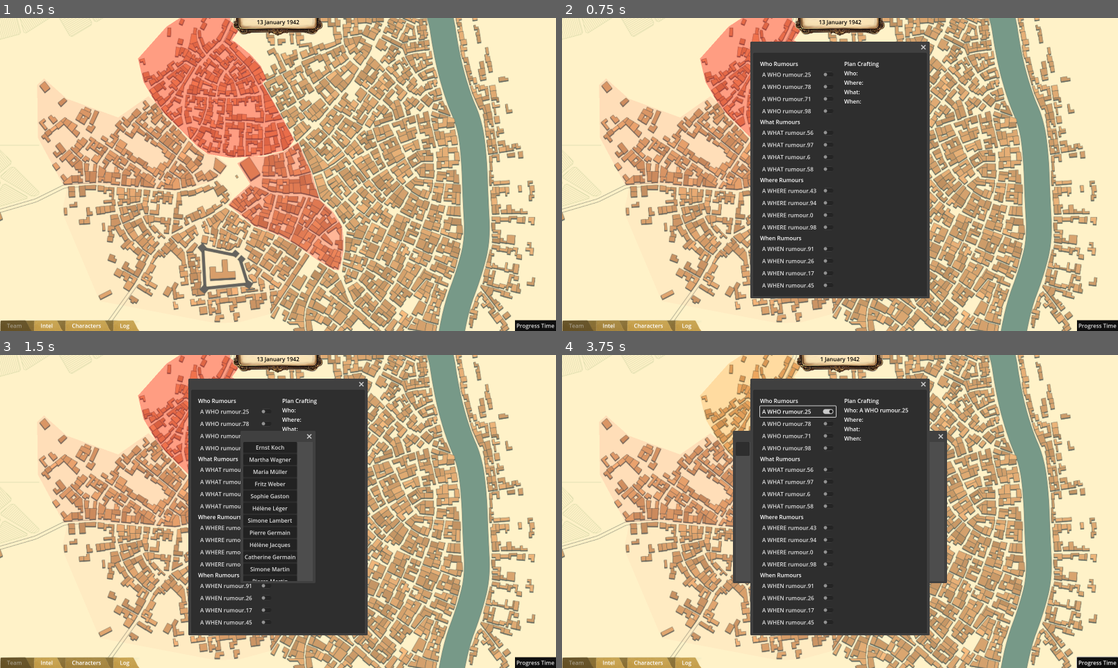
Above: before the commit, frames 1-4 (two rows, left to right).
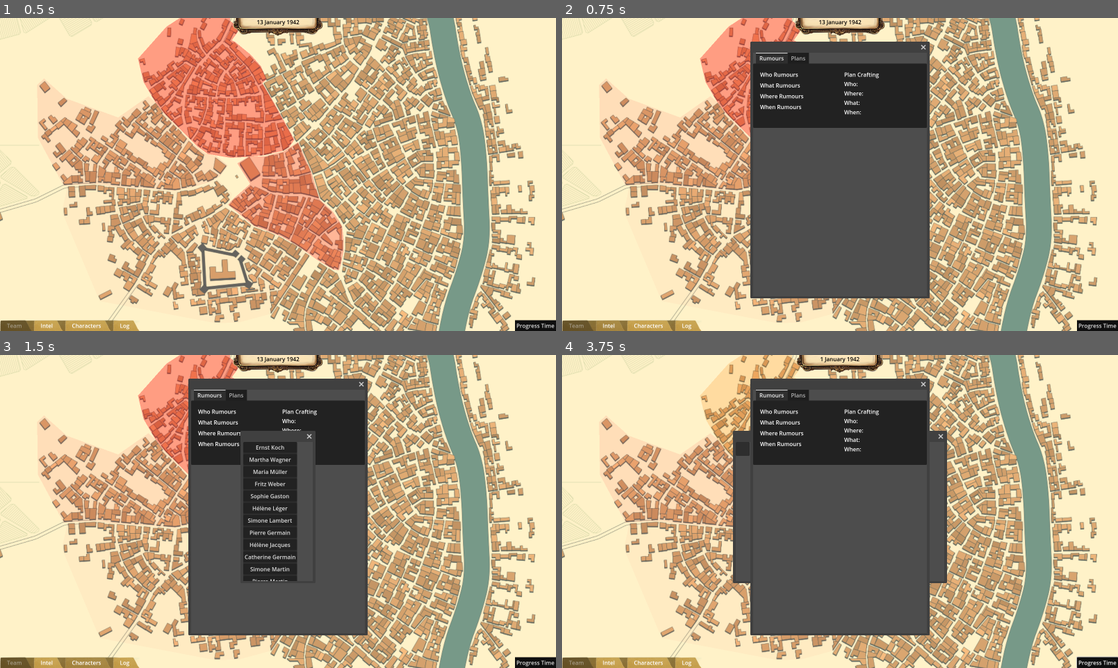
Above: after the commit, the same moments.

Repository: Stormwind-Gaming/stw-gogj-24
Game: Godot game, scene res://scenes/map.tscn
Two runs of this game, one before a commit and one after it. Both use one fixed random seed, a clock stepped at 60 frames per second and the inputs below.
Inputs (mouse positions are in pixels of both pictures, inside the frame that each line leads up to):
- Up to frame 1 (0.5 s): no input
- Up to frame 2 (0.75 s): click "Intel" at 0.5 s
- Up to frame 3 (1.5 s): click "Characters" at 1.25 s
- Up to frame 4 (3.75 s): click "Log" at 2 s; click "Progress Time" at 2.75 s; click (795, 411) at 3.5 s, where only the run before the commit has a clickable "A WHO rumour.25"

Frame 1 is identical in both runs. In frame 2, 18% of the frame differs, in the area x 34-66%, y 11-89%; in frame 3, 13%; in frame 4, 18%.

Commit message:
Plan crafting complete

Diff:
--- a/scenes/gui/intel_list.tscn
+++ b/scenes/gui/intel_list.tscn
@@ -7,23 +7,31 @@
 size = Vector2i(500, 700)
 script = ExtResource("1_4b1gi")
 
-[node name="PanelContainer" type="PanelContainer" parent="."]
+[node name="VBoxContainer" type="VBoxContainer" parent="."]
 anchors_preset = 10
 anchor_right = 1.0
-offset_bottom = 185.0
+offset_bottom = 31.0
 grow_horizontal = 2
 
-[node name="MarginContainer" type="MarginContainer" parent="PanelContainer"]
+[node name="TabContainer" type="TabContainer" parent="VBoxContainer"]
+layout_mode = 2
+current_tab = 0
+
+[node name="Rumours" type="PanelContainer" parent="VBoxContainer/TabContainer"]
+layout_mode = 2
+metadata/_tab_index = 0
+
+[node name="MarginContainer" type="MarginContainer" parent="VBoxContainer/TabContainer/Rumours"]
 layout_mode = 2
 theme_override_constants/margin_left = 10
 theme_override_constants/margin_top = 10
 theme_override_constants/margin_right = 10
 theme_override_constants/margin_bottom = 10
 
-[node name="HBoxContainer" type="HBoxContainer" parent="PanelContainer/MarginContainer"]
+[node name="HBoxContainer" type="HBoxContainer" parent="VBoxContainer/TabContainer/Rumours/MarginContainer"]
 layout_mode = 2
 
-[node name="MarginContainerL" type="MarginContainer" parent="PanelContainer/MarginContainer/HBoxContainer"]
+[node name="MarginContainerL" type="MarginContainer" parent="VBoxContainer/TabContainer/Rumours/MarginContainer/HBoxContainer"]
 layout_mode = 2
 size_flags_horizontal = 3
 theme_override_constants/margin_left = 10
@@ -31,51 +39,51 @@
 theme_override_constants/margin_right = 10
 theme_override_constants/margin_bottom = 10
 
-[node name="IntelListContainer" type="VBoxContainer" parent="PanelContainer/MarginContainer/HBoxContainer/MarginContainerL"]
+[node name="IntelListContainer" type="VBoxContainer" parent="VBoxContainer/TabContainer/Rumours/MarginContainer/HBoxContainer/MarginContainerL"]
 layout_mode = 2
 size_flags_horizontal = 3
 
-[node name="WhoContainer" type="VBoxContainer" parent="PanelContainer/MarginContainer/HBoxContainer/MarginContainerL/IntelListContainer"]
+[node name="WhoContainer" type="VBoxContainer" parent="VBoxContainer/TabContainer/Rumours/MarginContainer/HBoxContainer/MarginContainerL/IntelListContainer"]
 layout_mode = 2
 
-[node name="Label" type="Label" parent="PanelContainer/MarginContainer/HBoxContainer/MarginContainerL/IntelListContainer/WhoContainer"]
+[node name="Label" type="Label" parent="VBoxContainer/TabContainer/Rumours/MarginContainer/HBoxContainer/MarginContainerL/IntelListContainer/WhoContainer"]
 layout_mode = 2
 text = "Who Rumours"
 
-[node name="WhoBtnGrpContainer" type="VBoxContainer" parent="PanelContainer/MarginContainer/HBoxContainer/MarginContainerL/IntelListContainer/WhoContainer"]
+[node name="WhoBtnGrpContainer" type="VBoxContainer" parent="VBoxContainer/TabContainer/Rumours/MarginContainer/HBoxContainer/MarginContainerL/IntelListContainer/WhoContainer"]
 layout_mode = 2
 
-[node name="WhatContainer" type="VBoxContainer" parent="PanelContainer/MarginContainer/HBoxContainer/MarginContainerL/IntelListContainer"]
+[node name="WhatContainer" type="VBoxContainer" parent="VBoxContainer/TabContainer/Rumours/MarginContainer/HBoxContainer/MarginContainerL/IntelListContainer"]
 layout_mode = 2
 
-[node name="Label" type="Label" parent="PanelContainer/MarginContainer/HBoxContainer/MarginContainerL/IntelListContainer/WhatContainer"]
+[node name="Label" type="Label" parent="VBoxContainer/TabContainer/Rumours/MarginContainer/HBoxContainer/MarginContainerL/IntelListContainer/WhatContainer"]
 layout_mode = 2
 text = "What Rumours"
 
-[node name="WhatBtnGrpContainer" type="VBoxContainer" parent="PanelContainer/MarginContainer/HBoxContainer/MarginContainerL/IntelListContainer/WhatContainer"]
+[node name="WhatBtnGrpContainer" type="VBoxContainer" parent="VBoxContainer/TabContainer/Rumours/MarginContainer/HBoxContainer/MarginContainerL/IntelListContainer/WhatContainer"]
 layout_mode = 2
 
-[node name="WhereContainer" type="VBoxContainer" parent="PanelContainer/MarginContainer/HBoxContainer/MarginContainerL/IntelListContainer"]
+[node name="WhereContainer" type="VBoxContainer" parent="VBoxContainer/TabContainer/Rumours/MarginContainer/HBoxContainer/MarginContainerL/IntelListContainer"]
 layout_mode = 2
 
-[node name="Label" type="Label" parent="PanelContainer/MarginContainer/HBoxContainer/MarginContainerL/IntelListContainer/WhereContainer"]
+[node name="Label" type="Label" parent="VBoxContainer/TabContainer/Rumours/MarginContainer/HBoxContainer/MarginContainerL/IntelListContainer/WhereContainer"]
 layout_mode = 2
 text = "Where Rumours"
 
-[node name="WhereBtnGrpContainer" type="VBoxContainer" parent="PanelContainer/MarginContainer/HBoxContainer/MarginContainerL/IntelListContainer/WhereContainer"]
+[node name="WhereBtnGrpContainer" type="VBoxContainer" parent="VBoxContainer/TabContainer/Rumours/MarginContainer/HBoxContainer/MarginContainerL/IntelListContainer/WhereContainer"]
 layout_mode = 2
 
-[node name="WhenContainer" type="VBoxContainer" parent="PanelContainer/MarginContainer/HBoxContainer/MarginContainerL/IntelListContainer"]
+[node name="WhenContainer" type="VBoxContainer" parent="VBoxContainer/TabContainer/Rumours/MarginContainer/HBoxContainer/MarginContainerL/IntelListContainer"]
 layout_mode = 2
 
-[node name="Label" type="Label" parent="PanelContainer/MarginContainer/HBoxContainer/MarginContainerL/IntelListContainer/WhenContainer"]
+[node name="Label" type="Label" parent="VBoxContainer/TabContainer/Rumours/MarginContainer/HBoxContainer/MarginContainerL/IntelListContainer/WhenContainer"]
 layout_mode = 2
 text = "When Rumours"
 
-[node name="WhenBtnGrpContainer" type="VBoxContainer" parent="PanelContainer/MarginContainer/HBoxContainer/MarginContainerL/IntelListContainer/WhenContainer"]
+[node name="WhenBtnGrpContainer" type="VBoxContainer" parent="VBoxContainer/TabContainer/Rumours/MarginContainer/HBoxContainer/MarginContainerL/IntelListContainer/WhenContainer"]
 layout_mode = 2
 
-[node name="MarginContainerR" type="MarginContainer" parent="PanelContainer/MarginContainer/HBoxContainer"]
+[node name="MarginContainerR" type="MarginContainer" parent="VBoxContainer/TabContainer/Rumours/MarginContainer/HBoxContainer"]
 layout_mode = 2
 size_flags_horizontal = 3
 theme_override_constants/margin_left = 10
@@ -83,62 +91,84 @@
 theme_override_constants/margin_right = 10
 theme_override_constants/margin_bottom = 10
 
-[node name="CraftingContainer" type="VBoxContainer" parent="PanelContainer/MarginContainer/HBoxContainer/MarginContainerR"]
+[node name="CraftingContainer" type="VBoxContainer" parent="VBoxContainer/TabContainer/Rumours/MarginContainer/HBoxContainer/MarginContainerR"]
 layout_mode = 2
 size_flags_horizontal = 3
 
-[node name="MarginContainer" type="MarginContainer" parent="PanelContainer/MarginContainer/HBoxContainer/MarginContainerR/CraftingContainer"]
+[node name="MarginContainer" type="MarginContainer" parent="VBoxContainer/TabContainer/Rumours/MarginContainer/HBoxContainer/MarginContainerR/CraftingContainer"]
 layout_mode = 2
 
-[node name="Label" type="Label" parent="PanelContainer/MarginContainer/HBoxContainer/MarginContainerR/CraftingContainer/MarginContainer"]
+[node name="Label" type="Label" parent="VBoxContainer/TabContainer/Rumours/MarginContainer/HBoxContainer/MarginContainerR/CraftingContainer/MarginContainer"]
 layout_mode = 2
 text = "Plan Crafting"
 
-[node name="WhoContainer" type="HBoxContainer" parent="PanelContainer/MarginContainer/HBoxContainer/MarginContainerR/CraftingContainer"]
+[node name="WhoContainer" type="HBoxContainer" parent="VBoxContainer/TabContainer/Rumours/MarginContainer/HBoxContainer/MarginContainerR/CraftingContainer"]
 layout_mode = 2
 
-[node name="Label" type="Label" parent="PanelContainer/MarginContainer/HBoxContainer/MarginContainerR/CraftingContainer/WhoContainer"]
+[node name="Label" type="Label" parent="VBoxContainer/TabContainer/Rumours/MarginContainer/HBoxContainer/MarginContainerR/CraftingContainer/WhoContainer"]
 layout_mode = 2
 text = "Who:"
 
-[node name="WhoDescription" type="Label" parent="PanelContainer/MarginContainer/HBoxContainer/MarginContainerR/CraftingContainer/WhoContainer"]
+[node name="WhoDescription" type="Label" parent="VBoxContainer/TabContainer/Rumours/MarginContainer/HBoxContainer/MarginContainerR/CraftingContainer/WhoContainer"]
 layout_mode = 2
 
-[node name="WhatContainer" type="HBoxContainer" parent="PanelContainer/MarginContainer/HBoxContainer/MarginContainerR/CraftingContainer"]
+[node name="WhatContainer" type="HBoxContainer" parent="VBoxContainer/TabContainer/Rumours/MarginContainer/HBoxContainer/MarginContainerR/CraftingContainer"]
 layout_mode = 2
 
-[node name="Label" type="Label" parent="PanelContainer/MarginContainer/HBoxContainer/MarginContainerR/CraftingContainer/WhatContainer"]
+[node name="Label" type="Label" parent="VBoxContainer/TabContainer/Rumours/MarginContainer/HBoxContainer/MarginContainerR/CraftingContainer/WhatContainer"]
 layout_mode = 2
 text = "Where:"
 
-[node name="WhatDescription" type="Label" parent="PanelContainer/MarginContainer/HBoxContainer/MarginContainerR/CraftingContainer/WhatContainer"]
+[node name="WhatDescription" type="Label" parent="VBoxContainer/TabContainer/Rumours/MarginContainer/HBoxContainer/MarginContainerR/CraftingContainer/WhatContainer"]
 layout_mode = 2
 
-[node name="WhereContainer" type="HBoxContainer" parent="PanelContainer/MarginContainer/HBoxContainer/MarginContainerR/CraftingContainer"]
+[node name="WhereContainer" type="HBoxContainer" parent="VBoxContainer/TabContainer/Rumours/MarginContainer/HBoxContainer/MarginContainerR/CraftingContainer"]
 layout_mode = 2
 
-[node name="Label" type="Label" parent="PanelContainer/MarginContainer/HBoxContainer/MarginContainerR/CraftingContainer/WhereContainer"]
+[node name="Label" type="Label" parent="VBoxContainer/TabContainer/Rumours/MarginContainer/HBoxContainer/MarginContainerR/CraftingContainer/WhereContainer"]
 layout_mode = 2
 text = "What:"
 
-[node name="WhereDescription" type="Label" parent="PanelContainer/MarginContainer/HBoxContainer/MarginContainerR/CraftingContainer/WhereContainer"]
+[node name="WhereDescription" type="Label" parent="VBoxContainer/TabContainer/Rumours/MarginContainer/HBoxContainer/MarginContainerR/CraftingContainer/WhereContainer"]
 layout_mode = 2
 
-[node name="WhenContainer" type="HBoxContainer" parent="PanelContainer/MarginContainer/HBoxContainer/MarginContainerR/CraftingContainer"]
+[node name="WhenContainer" type="HBoxContainer" parent="VBoxContainer/TabContainer/Rumours/MarginContainer/HBoxContainer/MarginContainerR/CraftingContainer"]
 layout_mode = 2
 
-[node name="Label" type="Label" parent="PanelContainer/MarginContainer/HBoxContainer/MarginContainerR/CraftingContainer/WhenContainer"]
+[node name="Label" type="Label" parent="VBoxContainer/TabContainer/Rumours/MarginContainer/HBoxContainer/MarginContainerR/CraftingContainer/WhenContainer"]
 layout_mode = 2
 text = "When:"
 
-[node name="WhenDescription" type="Label" parent="PanelContainer/MarginContainer/HBoxContainer/MarginContainerR/CraftingContainer/WhenContainer"]
+[node name="WhenDescription" type="Label" parent="VBoxContainer/TabContainer/Rumours/MarginContainer/HBoxContainer/MarginContainerR/CraftingContainer/WhenContainer"]
 layout_mode = 2
 
-[node name="MarginContainer2" type="MarginContainer" parent="PanelContainer/MarginContainer/HBoxContainer/MarginContainerR/CraftingContainer"]
+[node name="MarginContainer2" type="MarginContainer" parent="VBoxContainer/TabContainer/Rumours/MarginContainer/HBoxContainer/MarginContainerR/CraftingContainer"]
 layout_mode = 2
 theme_override_constants/margin_top = 10
 
-[node name="CreatePlanBtn" type="Button" parent="PanelContainer/MarginContainer/HBoxContainer/MarginContainerR/CraftingContainer/MarginContainer2"]
+[node name="CreatePlanBtn" type="Button" parent="VBoxContainer/TabContainer/Rumours/MarginContainer/HBoxContainer/MarginContainerR/CraftingContainer/MarginContainer2"]
 visible = false
 layout_mode = 2
 text = "Create Plan"
+
+[node name="Plans" type="PanelContainer" parent="VBoxContainer/TabContainer"]
+visible = false
+layout_mode = 2
+metadata/_tab_index = 1
+
+[node name="MarginContainer" type="MarginContainer" parent="VBoxContainer/TabContainer/Plans"]
+layout_mode = 2
+theme_override_constants/margin_left = 10
+theme_override_constants/margin_top = 10
+theme_override_constants/margin_right = 10
+theme_override_constants/margin_bottom = 10
+
+[node name="VBoxContainer" type="VBoxContainer" parent="VBoxContainer/TabContainer/Plans/MarginContainer"]
+layout_mode = 2
+
+[node name="Label" type="Label" parent="VBoxContainer/TabContainer/Plans/MarginContainer/VBoxContainer"]
+layout_mode = 2
+text = "Plans"
+
+[node name="PlanListContainer" type="VBoxContainer" parent="VBoxContainer/TabContainer/Plans/MarginContainer/VBoxContainer"]
+layout_mode = 2
--- a/scripts/gui/intel_list.gd
+++ b/scripts/gui/intel_list.gd
@@ -11,6 +11,9 @@
 @onready var when_description = find_child("WhenDescription")
 
 @onready var create_plan_btn = find_child("CreatePlanBtn")
+@onready var plan_list_container = find_child("PlanListContainer")
+@onready var tab_container = find_child("TabContainer")
+
 
 # Variables to store selected intel nodes
 var selected_intel = {
@@ -27,14 +30,28 @@
 	create_plan_btn.visible = false
 	create_plan_btn.pressed.connect(_on_create_plan_btn_pressed)
 
+	# Connect the tab change signal
+	tab_container.tab_changed.connect(_on_tab_changed)
+
 	# Fetch intel from the GlobalRegistry and populate the list
 	var intel = GlobalRegistry.get_all_objects(GlobalRegistry.Registry_Category.INTEL)
 	populate_intel_list(intel)
+	populate_plan_list(intel)
 
 func _on_close_requested():
 	queue_free()
 
+func clear_container(container):
+	while container.get_child_count() > 0:
+		container.remove_child(container.get_child(0))
+
 func populate_intel_list(intel):
+	# Clear any existing controls in the containers
+	clear_container(who_btn_grp_container)
+	clear_container(what_btn_grp_container)
+	clear_container(where_btn_grp_container)
+	clear_container(when_btn_grp_container)
+
 	var intel_type_to_container = {
 		Enums.IntelType.WHO: { "container": who_btn_grp_container, "button_group": ButtonGroup.new(), "description_label": who_description },
 		Enums.IntelType.WHAT: { "container": what_btn_grp_container, "button_group": ButtonGroup.new(), "description_label": what_description },
@@ -69,6 +86,18 @@
 		else:
 			print("Error: Container not found or intel_data is invalid for:", name, "with type:", intel_node.type)
 
+func populate_plan_list(intel):
+	# Clear any existing elements in the plan_list_container
+	clear_container(plan_list_container)
+
+	# Loop over intel and add labels for nodes with level PLAN
+	for name in intel.keys():
+		var intel_node = intel[name]
+		if intel_node.level == Enums.IntelLevel.PLAN:
+			var label = Label.new()
+			label.text = intel_node.description
+			plan_list_container.add_child(label)
+
 func _check_create_plan_visibility():
 	# Check if all intel types have a selected intel node
 	if selected_intel[Enums.IntelType.WHO] and selected_intel[Enums.IntelType.WHAT] and selected_intel[Enums.IntelType.WHERE] and selected_intel[Enums.IntelType.WHEN]:
@@ -85,6 +114,27 @@
 		selected_intel[Enums.IntelType.WHEN]
 	])
 
-	#TODO: Probably this should switch to the 'Plans' tab OR refresh the layout
-	# Close the window
-	_on_close_requested()
+	# Switch to the 'Plans' tab
+	tab_container.current_tab = 1
+
+func _on_tab_changed(tab_index):
+	# Re-run both populate_plan_list and populate_intel_list when the tab changes
+	var intel = GlobalRegistry.get_all_objects(GlobalRegistry.Registry_Category.INTEL)
+	_reset()
+	populate_intel_list(intel)
+	populate_plan_list(intel)
+
+func _reset():
+	selected_intel = {
+		Enums.IntelType.WHO: null,
+		Enums.IntelType.WHAT: null,
+		Enums.IntelType.WHERE: null,
+		Enums.IntelType.WHEN: null
+	}
+
+	who_description.text = ""
+	what_description.text = ""
+	where_description.text = ""
+	when_description.text = ""
+
+	create_plan_btn.visible = false
--- a/scripts/map.gd
+++ b/scripts/map.gd
@@ -20,10 +20,10 @@
 		var character = CharacterFactory.create_character()
 		$CanvasLayer/Map_Panel_Left.add_character_card(character.id)
 
-		var whoR = IntelFactory.create_rumour(IntelFactory.RumourConfig.new(100,0,0,0))
-		var whereR = IntelFactory.create_rumour(IntelFactory.RumourConfig.new(0,100,0,0))
-		var whatR = IntelFactory.create_rumour(IntelFactory.RumourConfig.new(0,0,100,0))
-		var whenR = IntelFactory.create_rumour(IntelFactory.RumourConfig.new(0,0,0,100))
+		#var whoR = IntelFactory.create_rumour(IntelFactory.RumourConfig.new(100,0,0,0))
+		#var whereR = IntelFactory.create_rumour(IntelFactory.RumourConfig.new(0,100,0,0))
+		#var whatR = IntelFactory.create_rumour(IntelFactory.RumourConfig.new(0,0,100,0))
+		#var whenR = IntelFactory.create_rumour(IntelFactory.RumourConfig.new(0,0,0,100))
 
 	#var plan = IntelFactory.combine_rumours([whoR, whereR, whatR, whenR])
 
